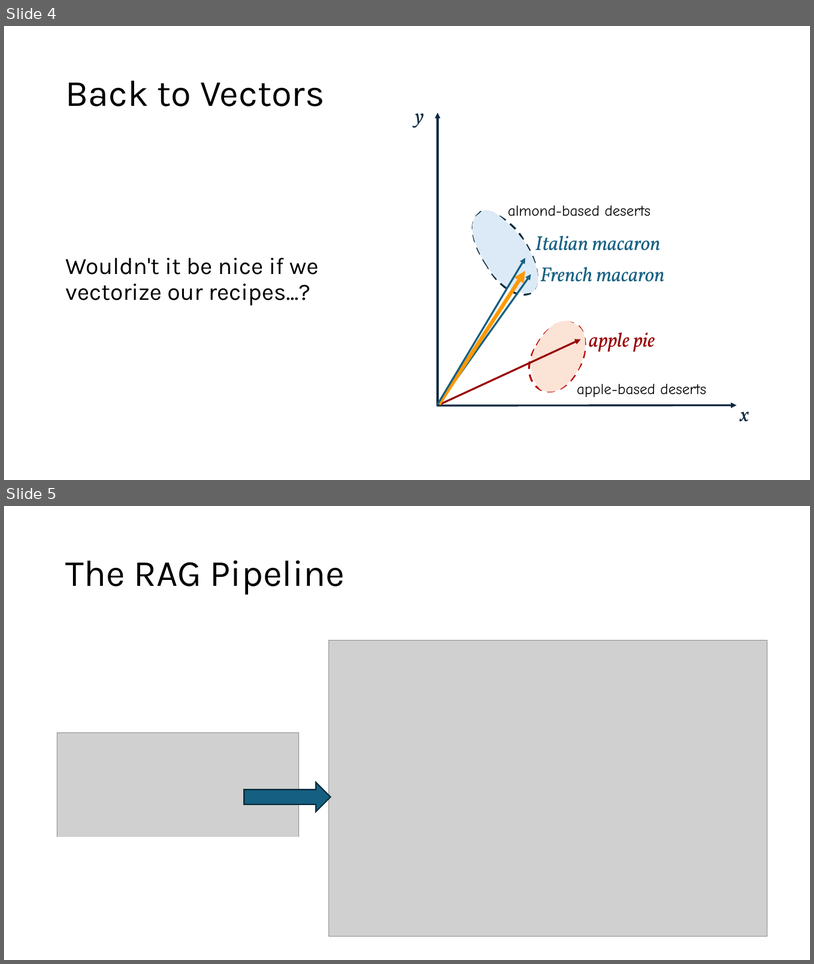
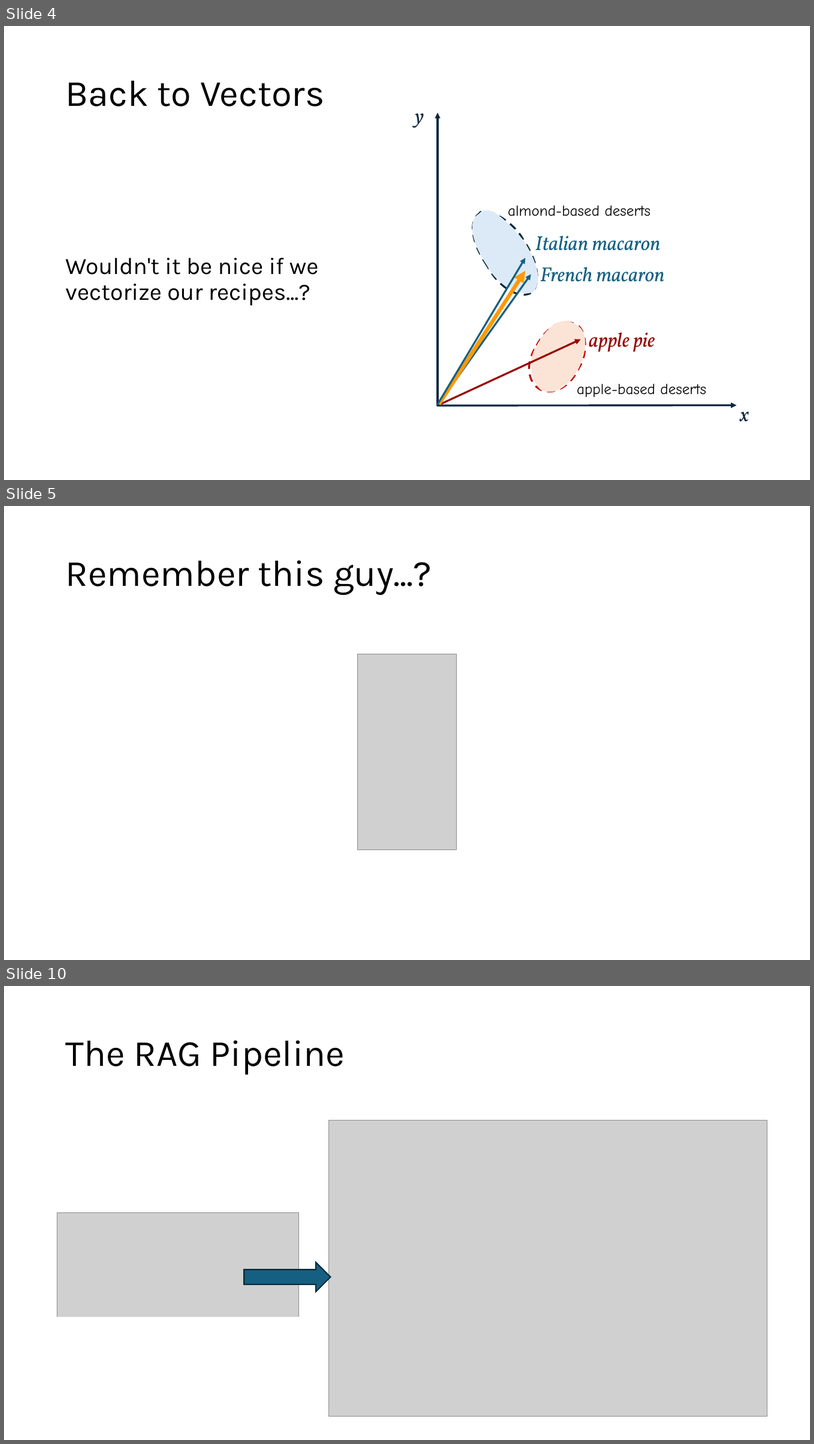
Before and after one commit to acceleratescience/large-language-models, a slide deck: slides/9-rag.pptx. Shown one above the other, each under a label of ours: slides 4 and 5 before the commit, slides 4, 5 and 10 after it; the slides between them are not shown. The pictures are 814x964 and 814x1444 pixels, drawn with LibreOffice and Linux fonts; fonts in the diff are those of the drawing; grey boxes stand for pictures. Boxes give left, top, right and bottom in pixels: in the first picture for what was removed or moved away, otherwise in the second. Text is boxed around its words. In the diff, an @@ line names an element or a change of style, - is before the commit and + after.

```diff
--- a/slides/9-rag.pptx
+++ b/slides/9-rag.pptx
@@ slide 5 added at (4,506,810,960), background #FFFFFF @@
@@ title added at (65,560,432,595), 44 pt, text #000000 @@
+Remember this guy...?
@@ picture added at (358,654,457,850) @@
@@ what was slide 5 is now slide 10 @@
```
Also in this commit, not shown: 6 other slides added, 4 other files.
